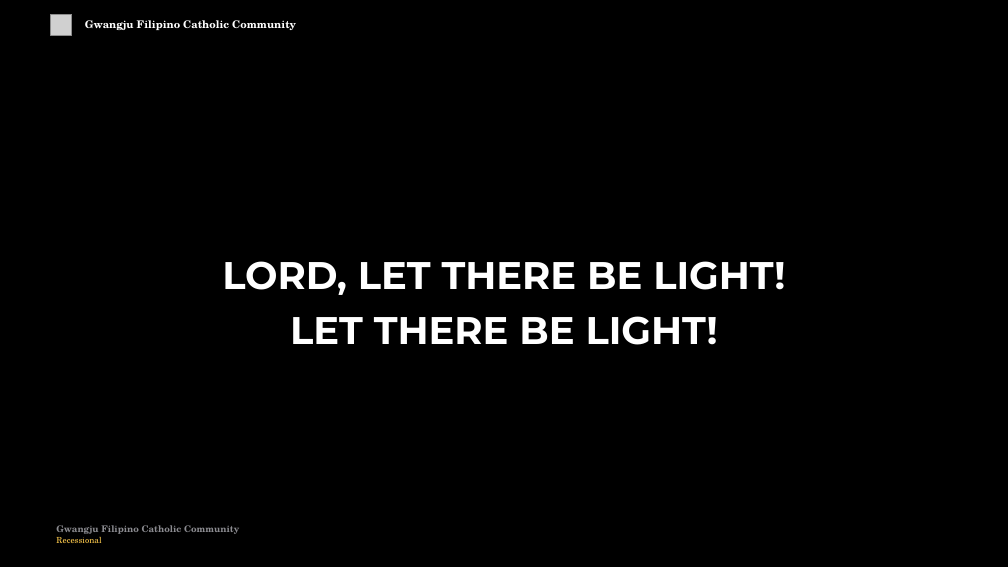
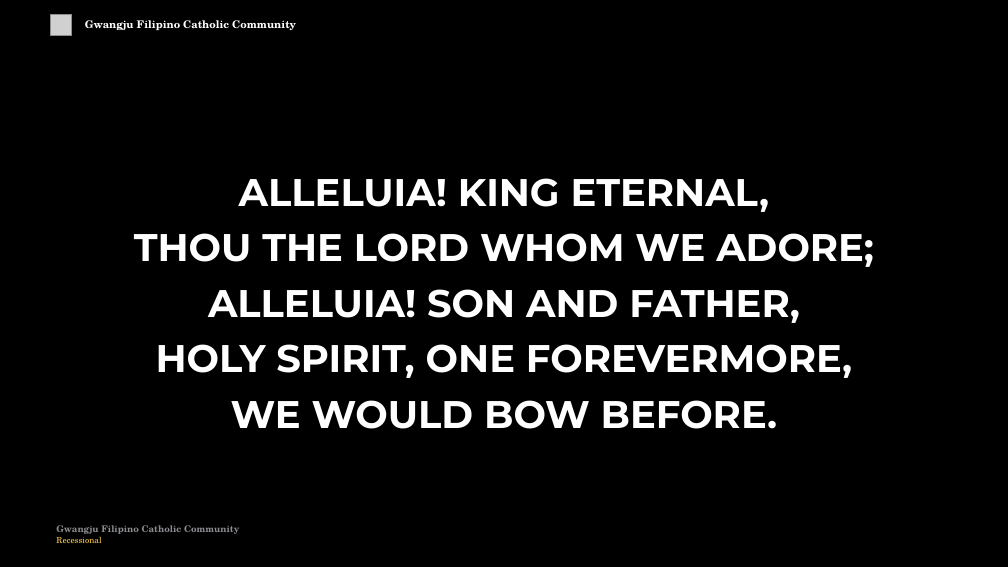
Before and after one commit to divinogabriel9/verbum, a slide deck: slide 69 of outputs/GFCC17May2026_Eastertide.pptx (slide 81 before the commit). Drawn at 1008x567 pixels with LibreOffice and Linux fonts; fonts in the diff are those of the drawing; grey boxes stand for pictures. Boxes give left, top, right and bottom in pixels: in the first picture for what was removed or moved away, otherwise in the second. Text is boxed around its words. In the diff, an @@ line names an element or a change of style, - is before the commit and + after.

```diff
--- a/outputs/GFCC17May2026_Eastertide.pptx
+++ b/outputs/GFCC17May2026_Eastertide.pptx
@@ text at <box>134,178,874,429</box>: text changed @@
-LORD, LET THERE BE LIGHT!
-LET THERE BE LIGHT!
+ALLELUIA! KING ETERNAL,
+THOU THE LORD WHOM WE ADORE;
+ALLELUIA! SON AND FATHER,
+HOLY SPIRIT, ONE FOREVERMORE,
+WE WOULD BOW BEFORE.
```
Also in this commit, not shown: 9 other slides changed, 11 slides removed, 19 other files.
